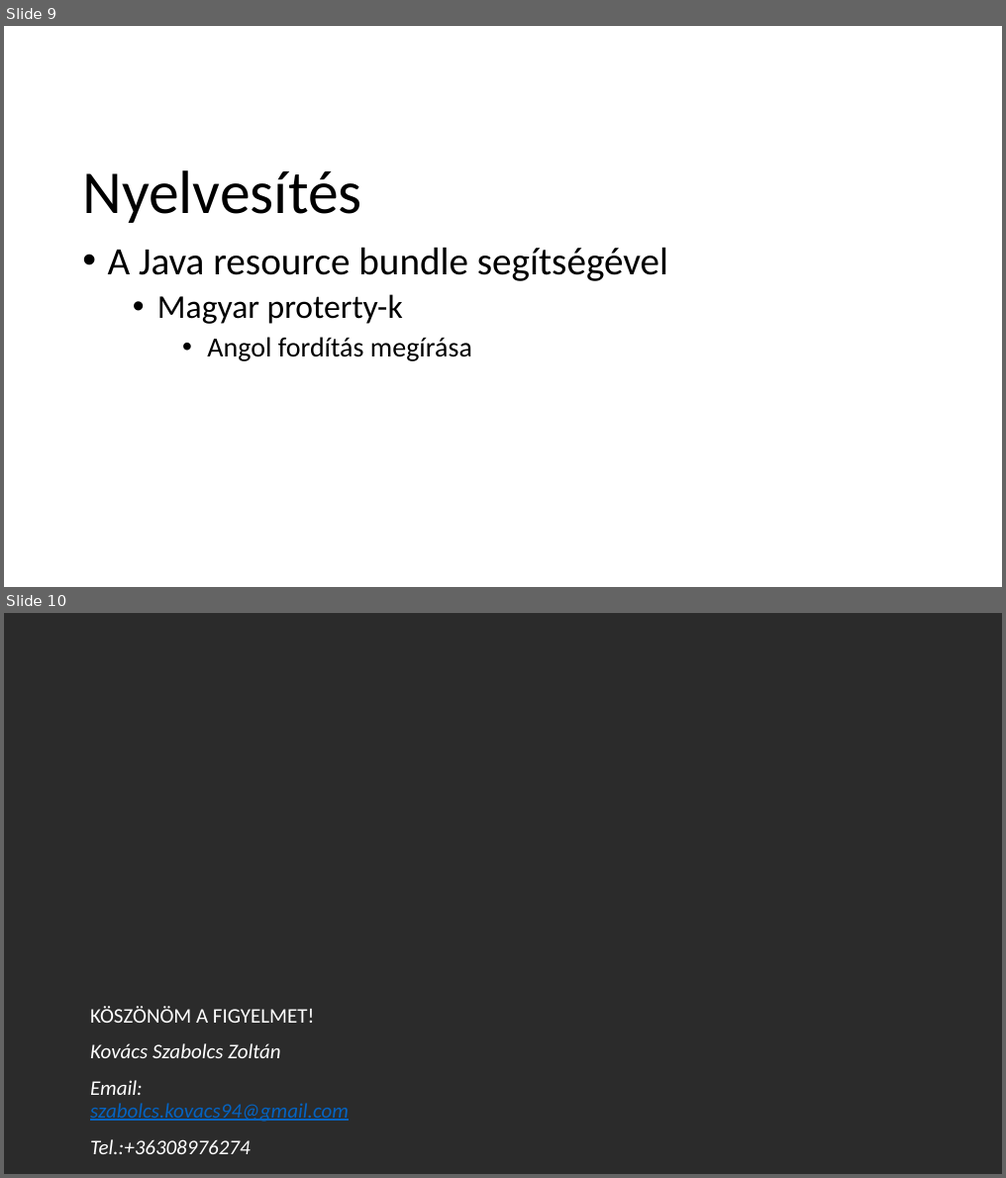
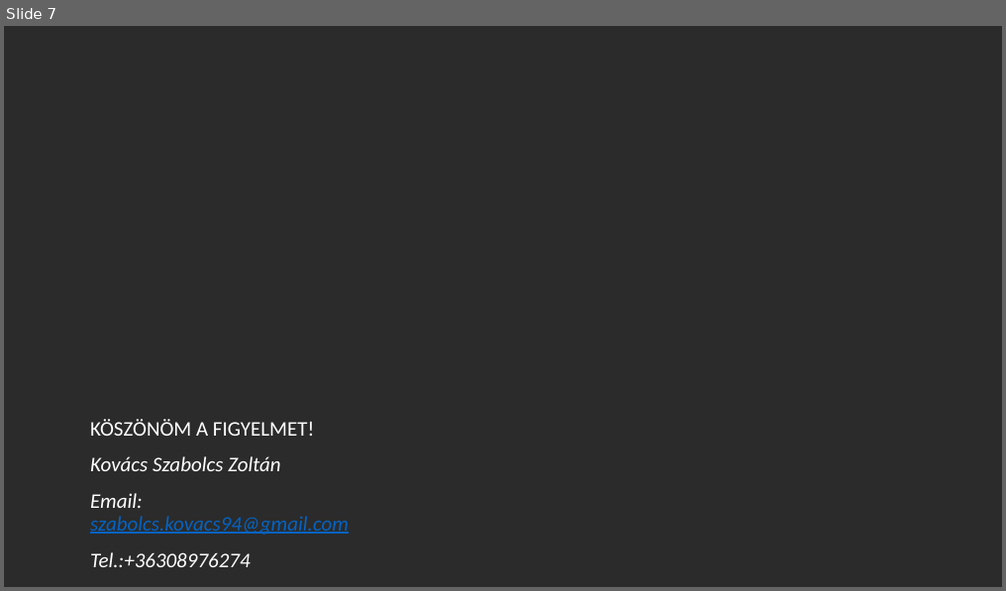
Before and after one commit to schonherz-java-ee-2016-spring/sandbox, a slide deck: ksz/KovácsSzabolcsZoltán.pptx. Shown one above the other, each under a label of ours: slides 9 and 10 before the commit, slide 7 after it. The pictures are 1006x1178 and 1006x591 pixels, drawn with LibreOffice and Linux fonts; fonts in the diff are those of the drawing; background and template pictures are left out; a plain dark background stands for a picture behind light text. Boxes give left, top, right and bottom in pixels: in the first picture for what was removed or moved away, otherwise in the second. Text is boxed around its words. In the diff, an @@ line names an element or a change of style, - is before the commit and + after.

```diff
--- a/ksz/KovácsSzabolcsZoltán.pptx
+++ b/ksz/KovácsSzabolcsZoltán.pptx
@@ slide 9 removed at [4,26,1002,587], background picture (left out) @@
@@ title removed at [82,171,361,223] @@
-Nyelvesítés
@@ text removed at [108,247,668,362] @@
-• A Java resource bundle segítségével
-  • Magyar proterty-k
-    • Angol fordítás megírása
@@ what was slide 10 is now slide 7 @@
```
Also in this commit, not shown: 4 slides added, 6 other slides removed.
